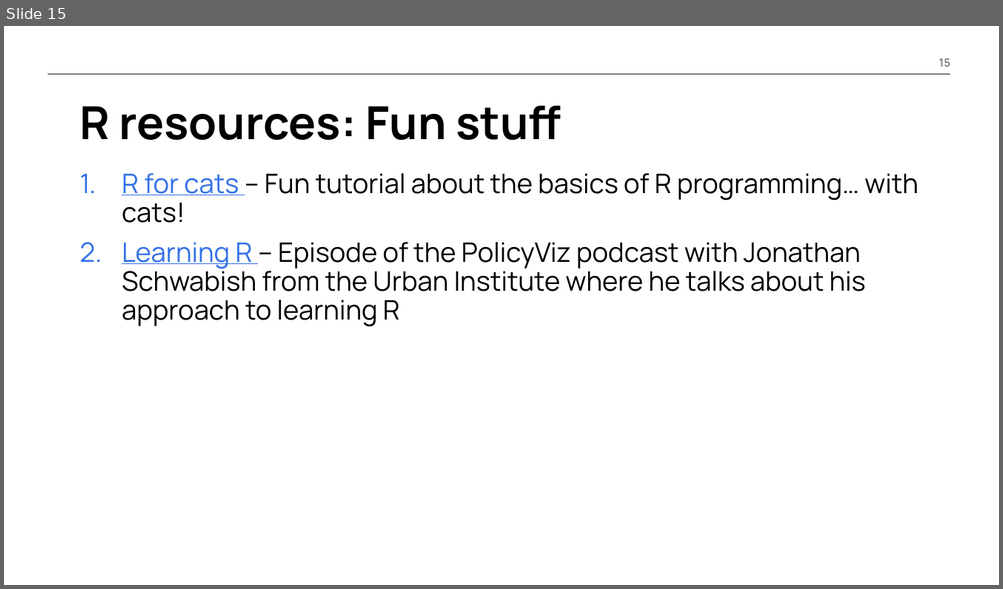
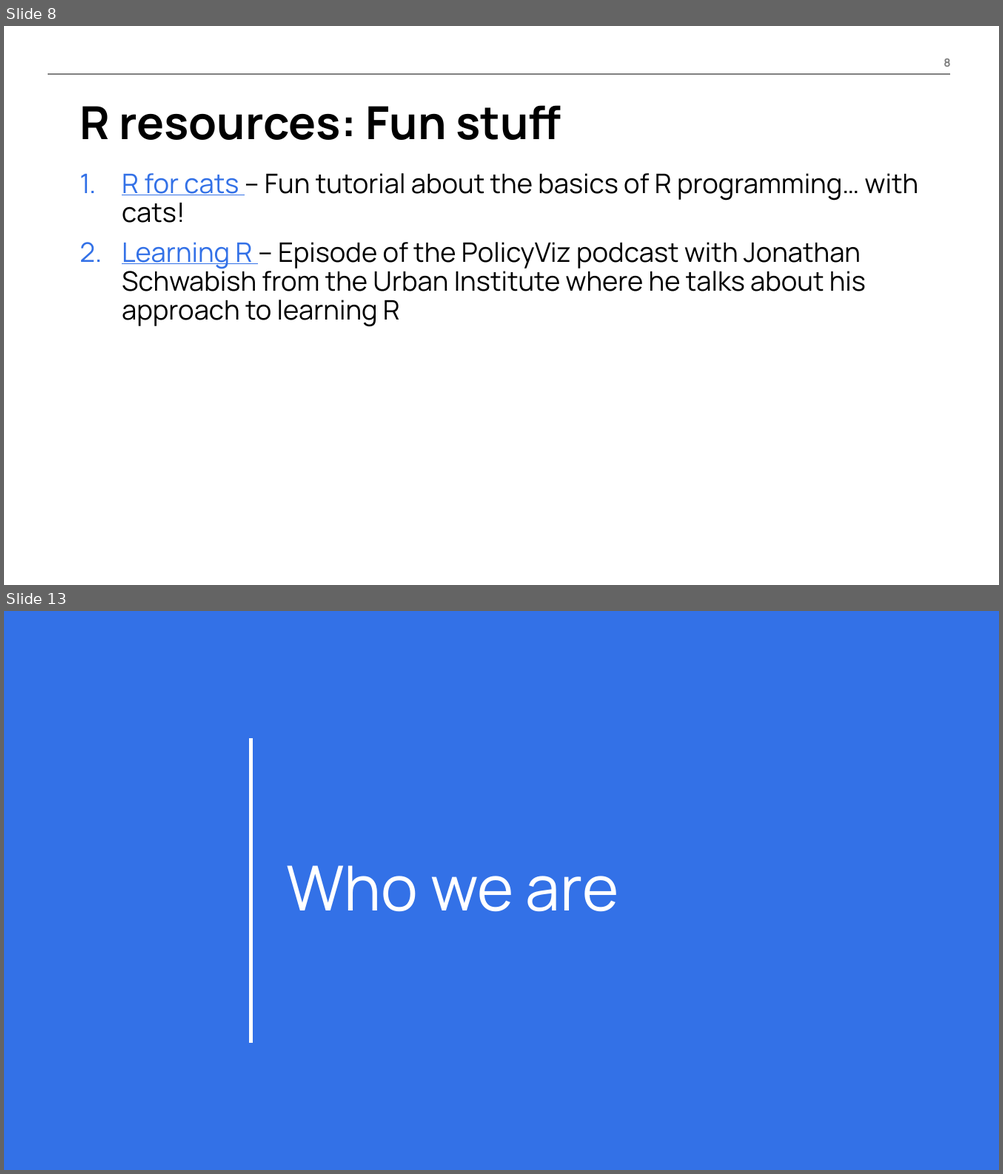
Before and after one commit to CTOpenData/r-user-group, a slide deck: R User Group.pptx. Shown one above the other, each under a label of ours: slide 15 before the commit, slides 8 and 13 after it; the slides between them are not shown. The pictures are 1003x589 and 1003x1174 pixels, drawn with LibreOffice and Linux fonts; fonts in the diff are those of the drawing; background and template pictures are left out. Boxes give left, top, right and bottom in pixels: in the first picture for what was removed or moved away, otherwise in the second. Text is boxed around its words. In the diff, an @@ line names an element or a change of style, - is before the commit and + after.

```diff
--- a/R User Group.pptx
+++ b/R User Group.pptx
@@ slide 13 added at box(4, 611, 999, 1170), background #3371E7 @@
@@ line added from (251, 738) to (251, 1043), #FFFFFF 3 pt @@
@@ title added at box(286, 866, 618, 912), 60 pt, text #FFFFFF @@
+Who we are
@@ what was slide 15 is now slide 8 @@
@@ page number at box(943, 59, 950, 67): text changed @@
-15
+8
```
Also in this commit, not shown: 3 slides changed, 4 other slides added, 4 slides removed.
